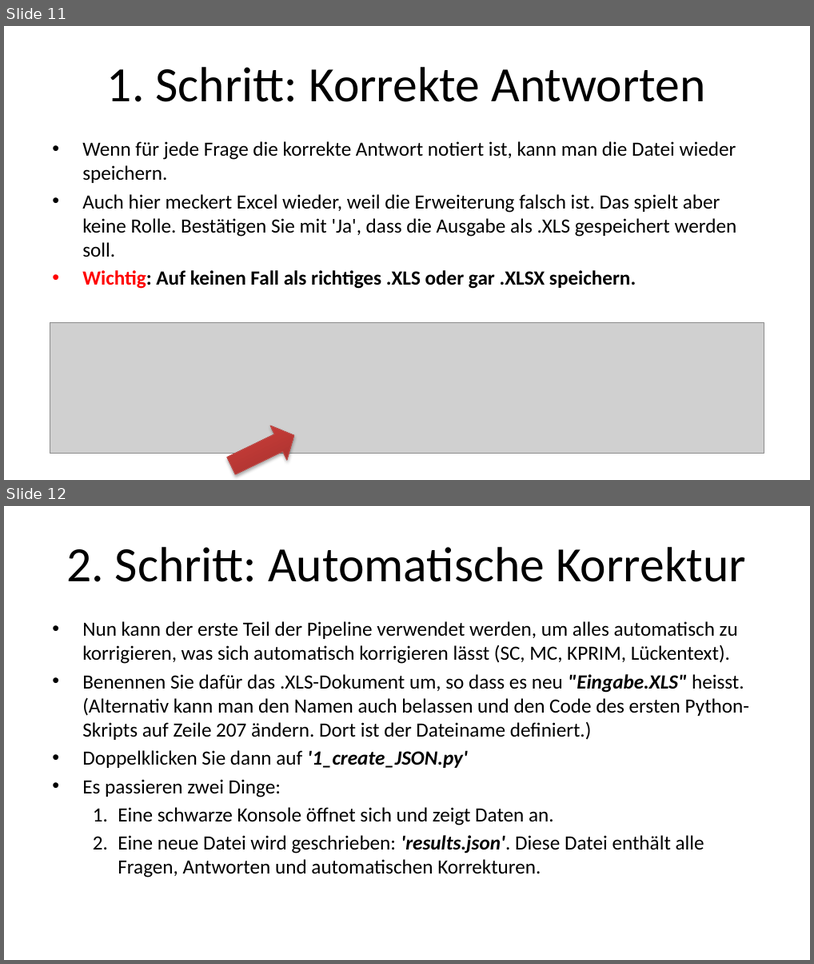
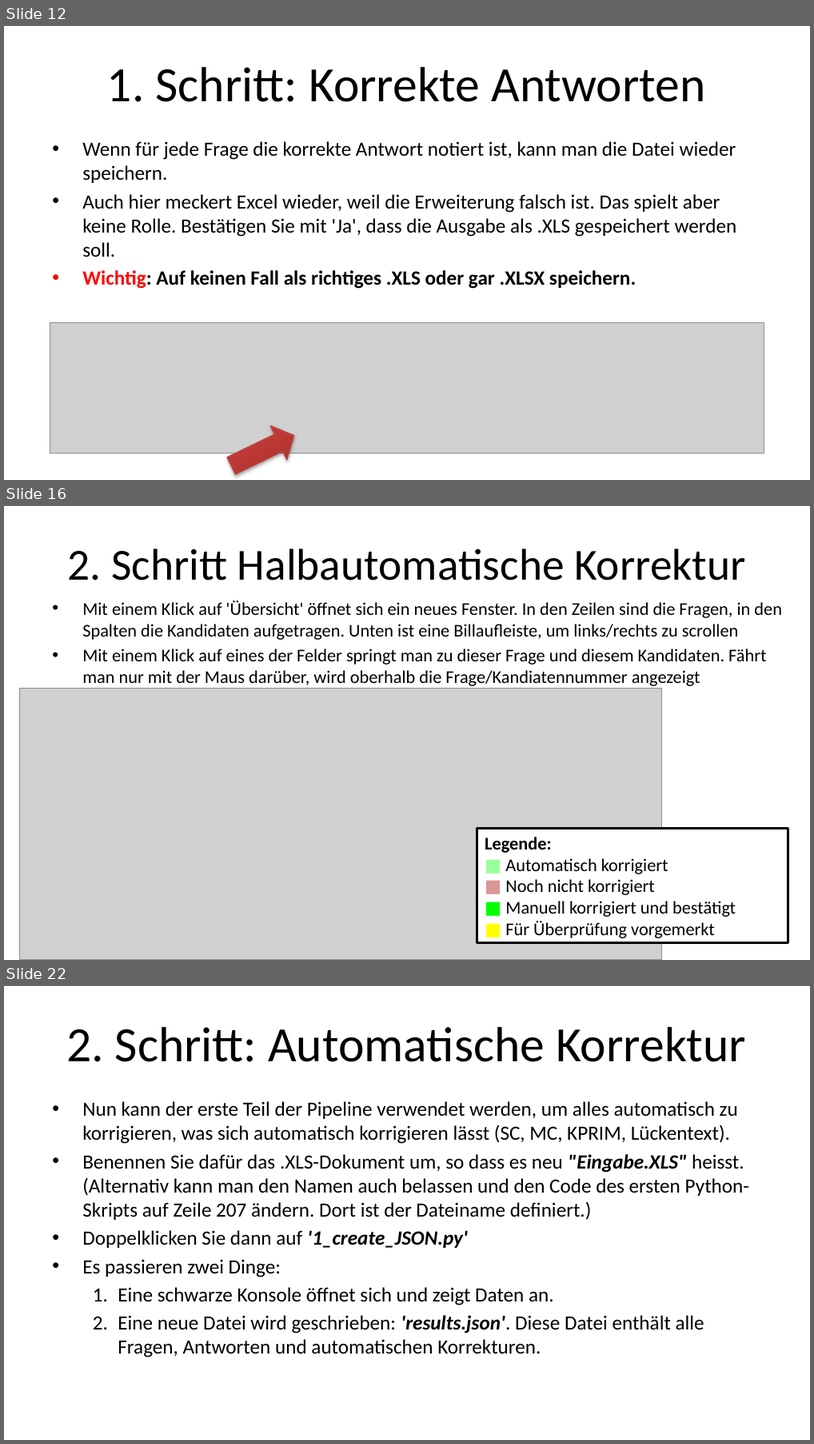
Before and after one commit to Tarlanc/Korrektur, a slide deck: Anleitung_Korrekturpipeline.pptx. Shown one above the other, each under a label of ours: slides 11 and 12 before the commit, slides 12, 16 and 22 after it; the slides between them are not shown. The pictures are 814x964 and 814x1444 pixels, drawn with LibreOffice and Linux fonts; fonts in the diff are those of the drawing; grey boxes stand for pictures. Boxes give left, top, right and bottom in pixels: in the first picture for what was removed or moved away, otherwise in the second. Text is boxed around its words. In the diff, an @@ line names an element or a change of style, - is before the commit and + after.

```diff
--- a/Anleitung_Korrekturpipeline.pptx
+++ b/Anleitung_Korrekturpipeline.pptx
@@ slide 16 added at (4,506,810,960), background #FFFFFF @@
@@ title added at (68,548,746,580), 39.6 pt, text #000000 @@
+2. Schritt Halbautomatische Korrektur
@@ text added at (82,600,782,686), 16 pt, text #000000 @@
+• Mit einem Klick auf 'Übersicht' öffnet sich ein neues Fenster. In den Zeilen sind die Fragen, in den Spalten die Kandidaten aufgetragen. Unten ist eine Billaufleiste, um links/rechts zu scrollen
+• Mit einem Klick auf eines der Felder springt man zu dieser Frage und diesem Kandidaten. Fährt man nur mit der Maus darüber, wird oberhalb die Frage/Kandiatennummer angezeigt
@@ picture added at (20,688,662,959) @@
@@ rectangle added at (478,828,789,942), fill #FFFFFF, outline #000000 2 pt, 16 pt, text #000000 @@
+Legende:
+■ Automatisch korrigiert
+■ Noch nicht korrigiert
+■ Manuell korrigiert und bestätigt
+■ Für Überprüfung vorgemerkt
@@ what was slide 11 is now slide 12 @@
@@ what was slide 12 is now slide 22 @@
```
Also in this commit, not shown: 9 other slides added.
